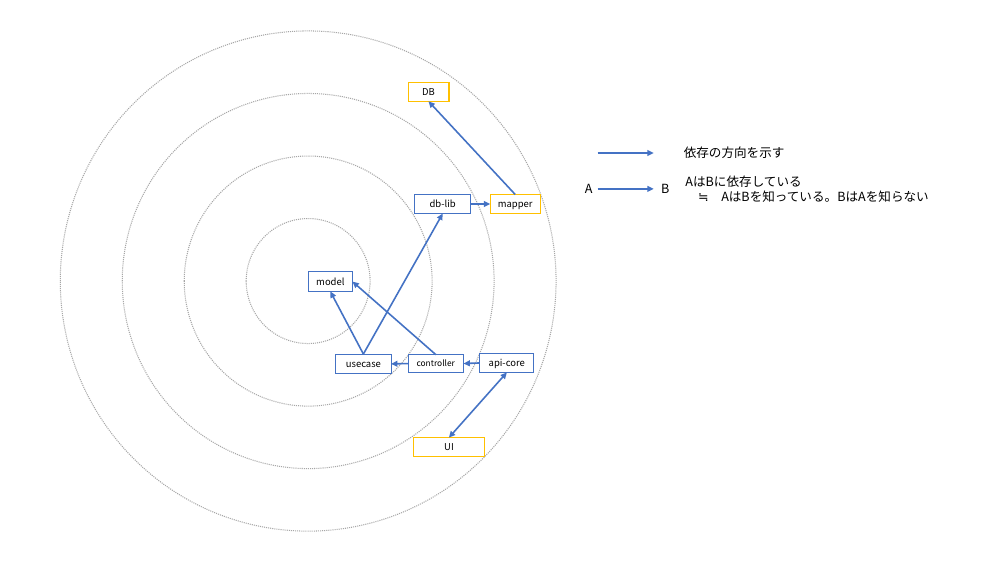
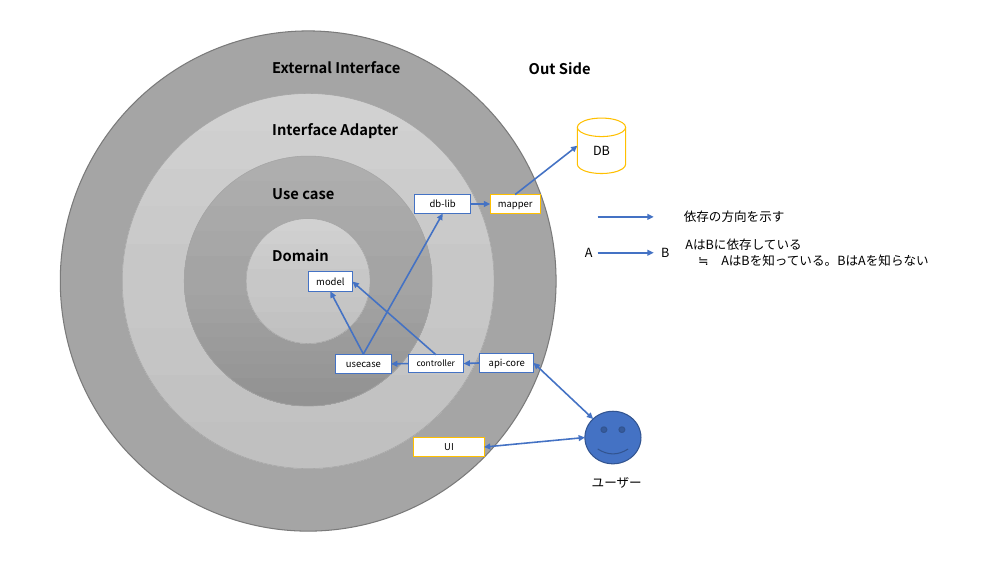
Before and after one commit to DxPrometheusGo/dx_study_wiki, a slide deck: slide 1 of APIアーキテクチャ.pptx. Drawn at 1008x567 pixels with LibreOffice and Linux fonts; fonts in the diff are those of the drawing. Boxes give left, top, right and bottom in pixels: in the first picture for what was removed or moved away, otherwise in the second. Text is boxed around its words. In the diff, an @@ line names an element or a change of style, - is before the commit and + after.

```diff
--- a/APIアーキテクチャ.pptx
+++ b/APIアーキテクチャ.pptx
@@ ellipse at (60,31,557,532): fill #FFFFFF to #A5A5A5; outline #A6A6A6 1 pt dashed to #7A7A7A 1 pt @@
@@ text added at (272,61,400,73), 14 pt, text #000000, bold @@
+External Interface
@@ text added at (529,62,591,74), 14 pt, text #000000, bold @@
+Out Side
@@ ellipse at (123,94,495,469): fill #FFFFFF to gradient #D2D2D2 to #C8C8C8 to #C0C0C0; outline #A6A6A6 1 pt dashed to #A5A5A5 0.5 pt @@
@@ cylinder "DB": place and size @@
-cylinder "DB" at (408,82,449,101)
+cylinder "DB" at (578,118,626,173)
@@ cylinder "DB" at (578,118,626,173): size 9 to 12 pt; vertical alignment top to middle; rectangle to cylinder @@
@@ text added at (272,123,398,138), 14 pt, text #000000, bold @@
+Interface Adapter
@@ arrow moved from (516, 194) - (429, 101) to (516, 194) - (578, 146) @@
@@ ellipse at (185,156,433,406): fill #FFFFFF to gradient #AFAFAF to #A5A5A5 to #939393; outline #A6A6A6 1 pt dashed to #A5A5A5 0.5 pt @@
@@ text added at (272,188,334,199), 14 pt, text #000000, bold @@
+Use case
@@ ellipse at (247,219,371,343): fill #FFFFFF to gradient #D2D2D2 to #C8C8C8 to #C0C0C0; outline #A6A6A6 1 pt dashed to #A5A5A5 0.5 pt @@
@@ 4 texts, 2 arrows: place and size @@
-4 texts, 2 arrows at (585,146,929,202)
+4 texts, 2 arrows at (585,210,929,266)
@@ text added at (272,249,329,261), 14 pt, text #000000, bold @@
+Domain
@@ double arrow moved from (449, 438) - (507, 373) to (594, 419) - (534, 363) @@
@@ smiley face added at (585,411,641,464), fill #4472C4, outline #325491 1 pt @@
@@ double arrow added from (585, 438) to (484, 447), #4472C4 1.5 pt @@
@@ text added at (592,477,642,488), 12 pt, text #000000 @@
+ユーザー
```
Also in this commit, not shown: 1 other file.
